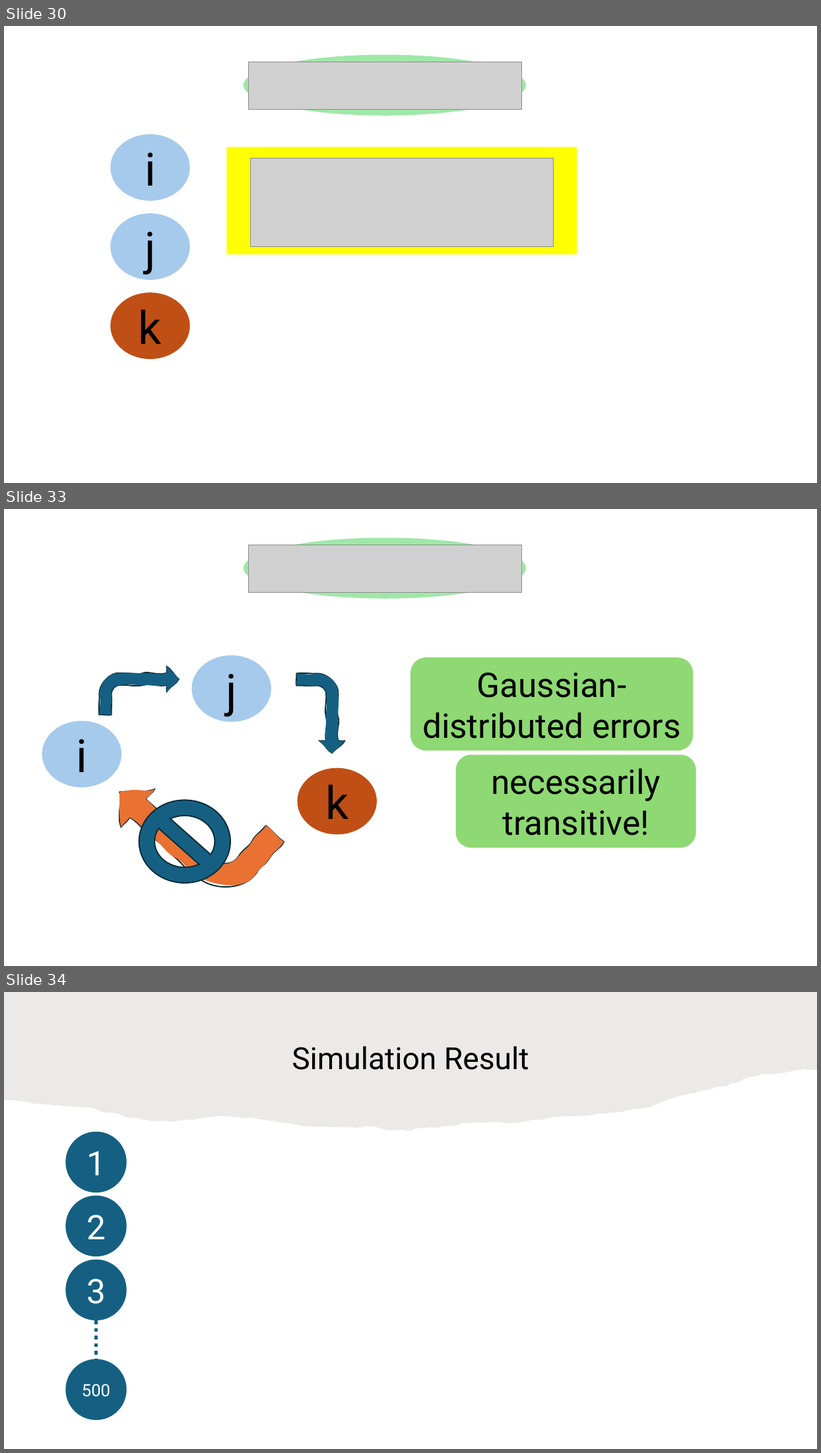
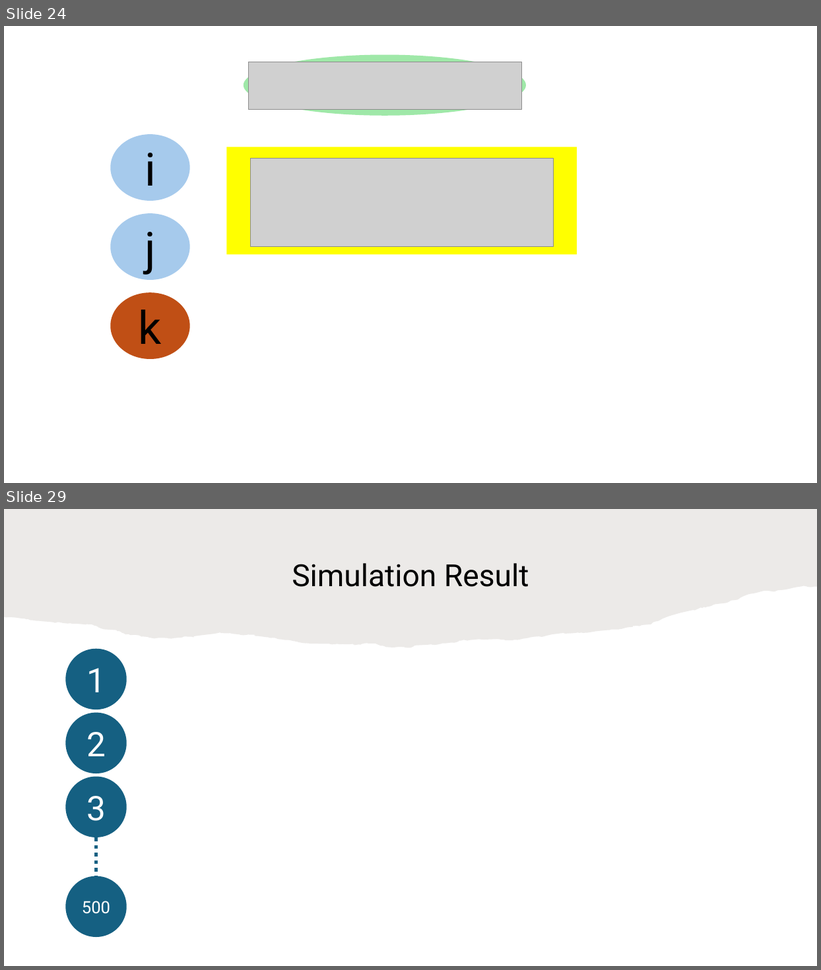
Before and after one commit to HaseebLUMS/Onyx-Presentation, a slide deck: tommy_hotnets_v2.pptx. Shown one above the other, each under a label of ours: slides 30, 33 and 34 before the commit, slides 24 and 29 after it; the slides between them are not shown. The pictures are 821x1453 and 821x970 pixels, drawn with LibreOffice and Linux fonts; fonts in the diff are those of the drawing; grey boxes stand for pictures. Boxes give left, top, right and bottom in pixels: in the first picture for what was removed or moved away, otherwise in the second. Text is boxed around its words. In the diff, an @@ line names an element or a change of style, - is before the commit and + after.

```diff
--- a/tommy_hotnets_v2.pptx
+++ b/tommy_hotnets_v2.pptx
@@ slide 33 removed at [4,509,817,966], background #FFFFFF @@
@@ ellipse removed at [244,537,526,599] @@
@@ picture removed at [249,545,522,593] @@
@@ freeform shape removed at [99,667,178,715] @@
@@ ellipse removed at [192,656,271,722] @@
-j
@@ rounded rectangle removed at [411,658,693,751] @@
-Gaussian-distributed errors
@@ freeform shape removed at [296,674,345,753] @@
@@ ellipse removed at [42,722,121,788] @@
-i
@@ freeform shape removed at [103,739,284,914] @@
@@ rounded rectangle removed at [456,755,696,848] @@
-necessarily transitive!
@@ ellipse removed at [298,768,377,835] @@
-k
@@ no-entry sign removed at [139,801,230,883] @@
@@ what was slide 30 is now slide 24 @@
@@ what was slide 34 is now slide 29 @@
```
Also in this commit, not shown: 14 slides changed, 2 slides added, 7 other slides removed.
